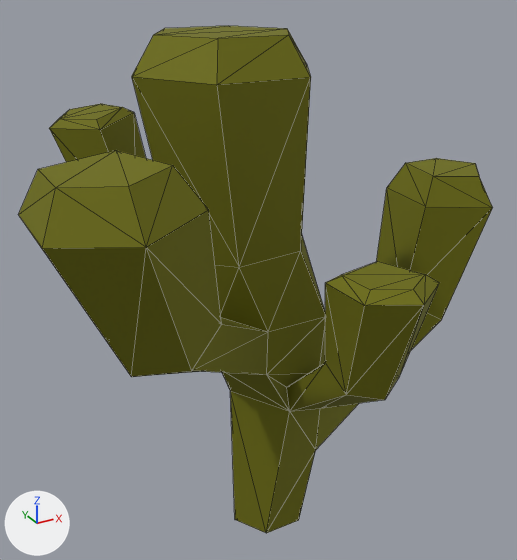
What one commit did to the glTF model public/assets/trp_coral2.glb.
Camera for both pictures: a camera (50 mm lens) standing at (-0.152, -0.252, 0.254) and looking at (-0.009, 0.008, 0.124). Arrows for +X, +Y and +Z are at lower left; the lights stay in place. The first picture is the older version. Mesh edges are drawn as thin lines. Where no turn or scale is listed for an object, it has been applied to the vertices.

The first picture shows 'SM_Prop_Coral_02'.
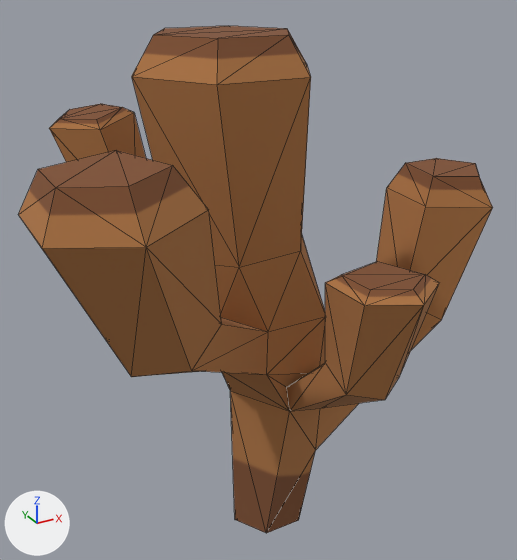
Changed parts and their boxes (x1, y1, x2, y2) in the pictures (517 x 560 px):
'SM_Prop_Coral_02', recoloured: (18, 26, 493, 533) in both

Edits to the bpy script that builds the scene:
```text
Add img_image_0:
    img_image_0 = load_image('Image_0', '_unpacked/Image_0', 1024, 1024, 'sRGB')
Add mat_material_0:
    mat_material_0 = principled_material('Material_0')
    mat_material_0.texture = img_image_0
    mat_material_0.roughness = 1.0
Change me_sm_prop_coral_02:
    where me_sm_prop_coral_02.from_pydata(...)  # 108 vertices, 212 faces; spans x -0.116..0.117, y -0.088..0.087, z 0.0..0.232
    remove me_sm_prop_coral_02.materials.append(mat_explorer_mat19)
    add me_sm_prop_coral_02.materials.append(mat_material_0)  # picture img_image_0
```
